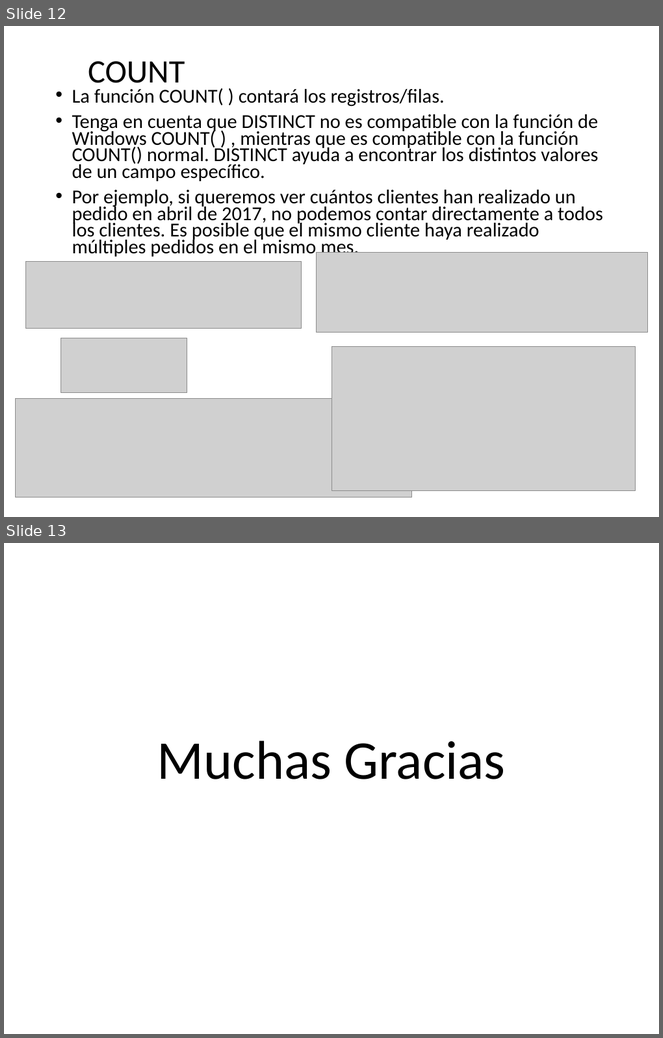
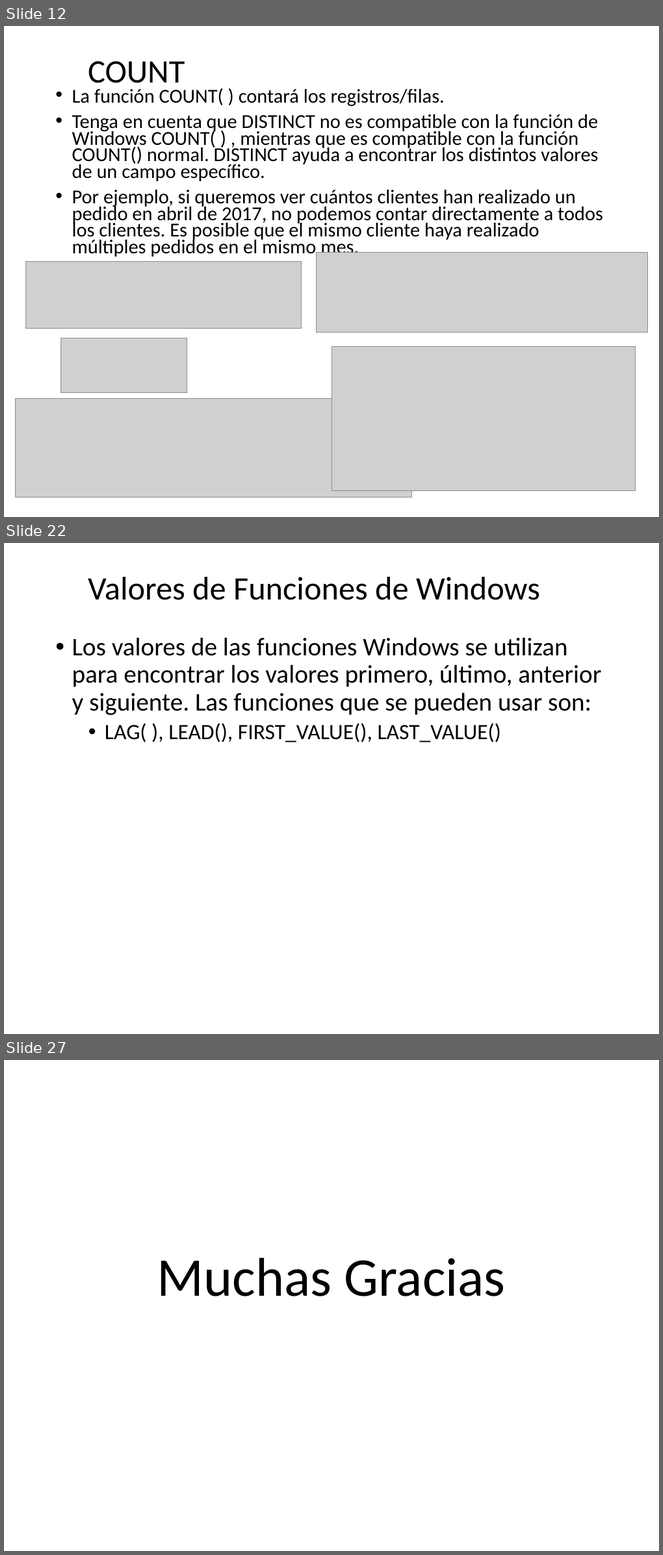
Before and after one commit to debsdaniel/expertodba2021, a slide deck: Presentaciones/Semana 8 - Windows Function.pptx. Shown one above the other, each under a label of ours: slides 12 and 13 before the commit, slides 12, 22 and 27 after it; the slides between them are not shown. The pictures are 663x1038 and 663x1555 pixels, drawn with LibreOffice and Linux fonts; fonts in the diff are those of the drawing; grey boxes stand for pictures; background and template pictures are left out. Boxes give left, top, right and bottom in pixels: in the first picture for what was removed or moved away, otherwise in the second. Text is boxed around its words. In the diff, an @@ line names an element or a change of style, - is before the commit and + after.

Commit message:
Presentacion Semana 8 - Windows Functions

```diff
--- a/Presentaciones/Semana 8 - Windows Function.pptx
+++ b/Presentaciones/Semana 8 - Windows Function.pptx
@@ slide 22 added at bbox=[4, 543, 659, 1034], background picture (left out) @@
@@ title added at bbox=[88, 577, 540, 600], 36 pt, text #000000 @@
+Valores de Funciones de Windows
@@ text added at bbox=[72, 637, 601, 743], 28 pt, text #000000 @@
+• Los valores de las funciones Windows se utilizan para encontrar los valores primero, último, anterior y siguiente. Las funciones que se pueden usar son:
+  • LAG( ), LEAD(), FIRST_VALUE(), LAST_VALUE()
@@ what was slide 13 is now slide 27 @@
```
Also in this commit, not shown: 13 other slides added.
